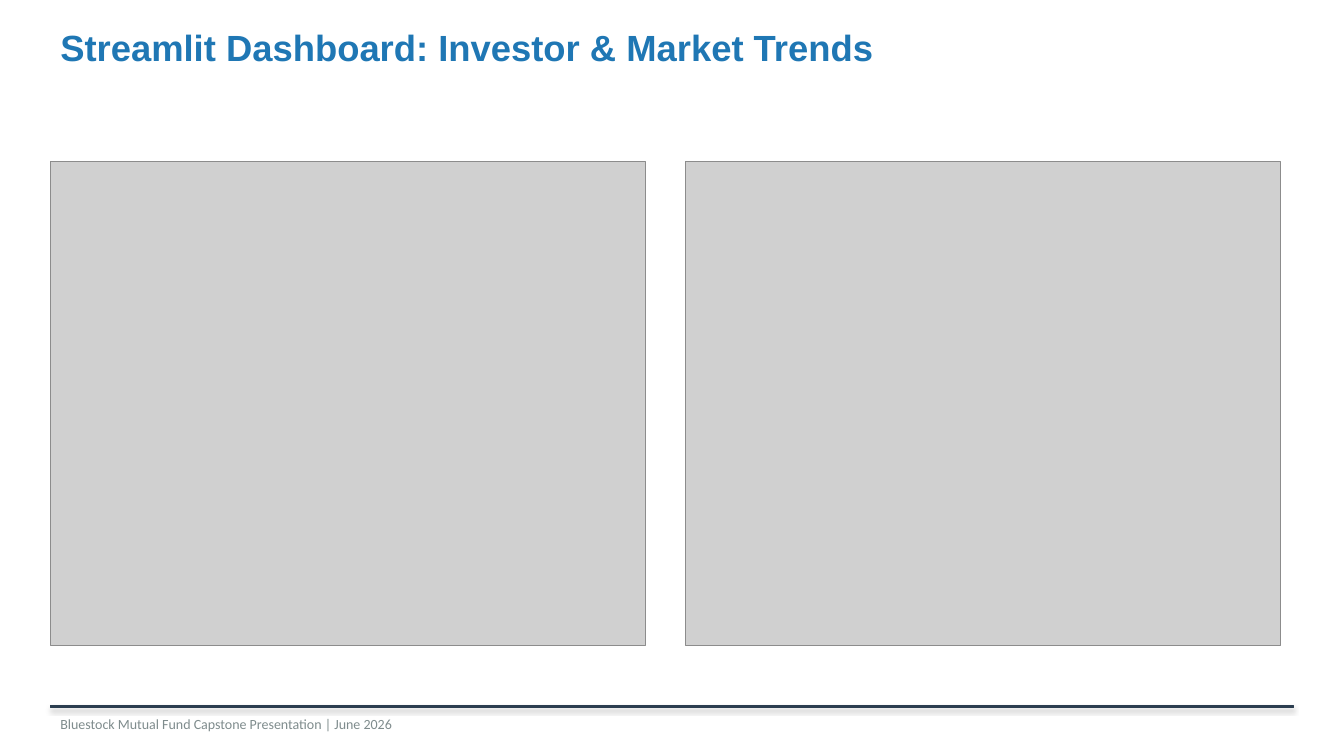
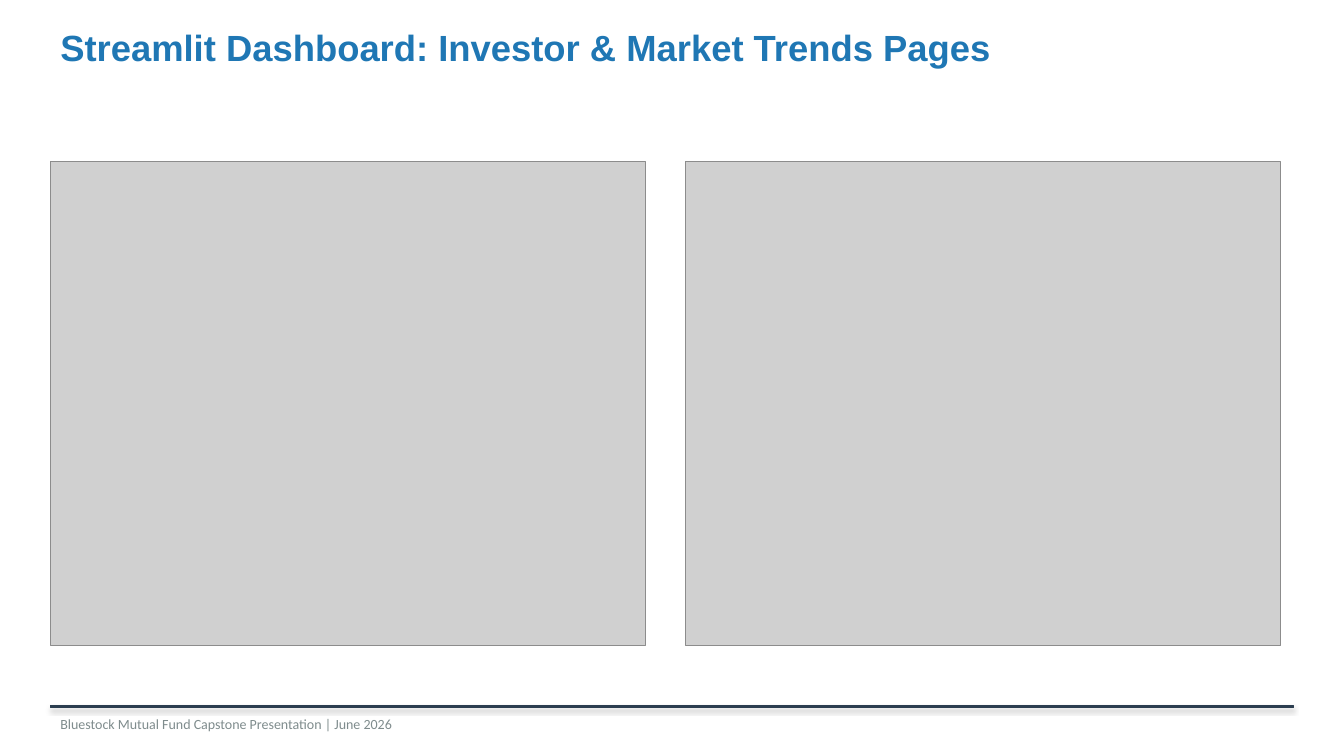
Before and after one commit to MxthThunder/mf-capstone, a slide deck: slide 10 of Bluestock_MF_Presentation.pptx (slide 11 before the commit). Drawn at 1344x756 pixels with LibreOffice and Linux fonts; fonts in the diff are those of the drawing; grey boxes stand for pictures. Boxes give left, top, right and bottom in pixels: in the first picture for what was removed or moved away, otherwise in the second. Text is boxed around its words. In the diff, an @@ line names an element or a change of style, - is before the commit and + after.

```diff
--- a/Bluestock_MF_Presentation.pptx
+++ b/Bluestock_MF_Presentation.pptx
@@ text at box(60, 34, 990, 69): text changed @@
-Streamlit Dashboard: Investor & Market Trends
+Streamlit Dashboard: Investor & Market Trends Pages
```
Also in this commit, not shown: 4 other slides changed, 1 slide added, 1 slide removed, 19 other files.
